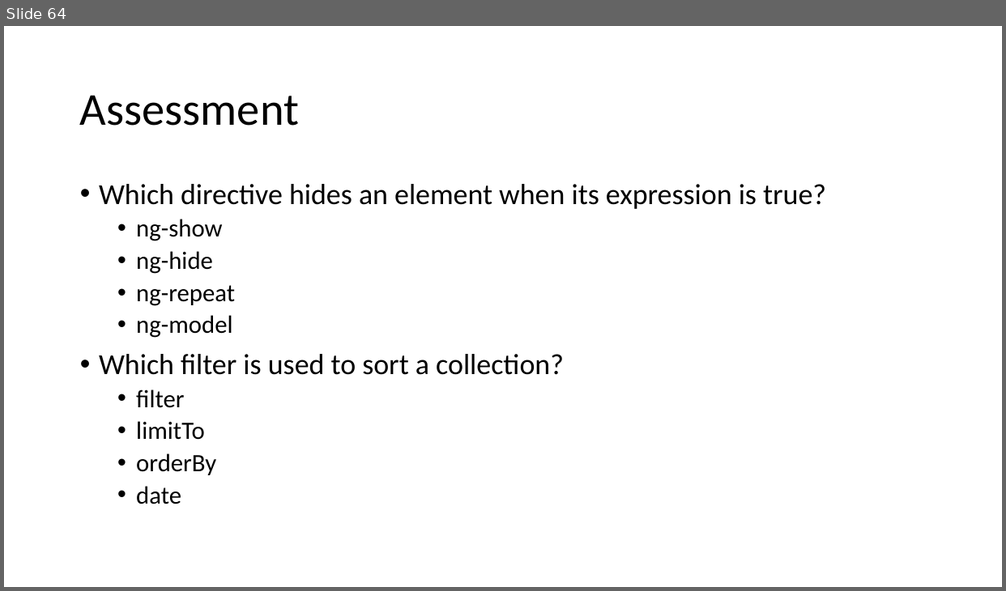
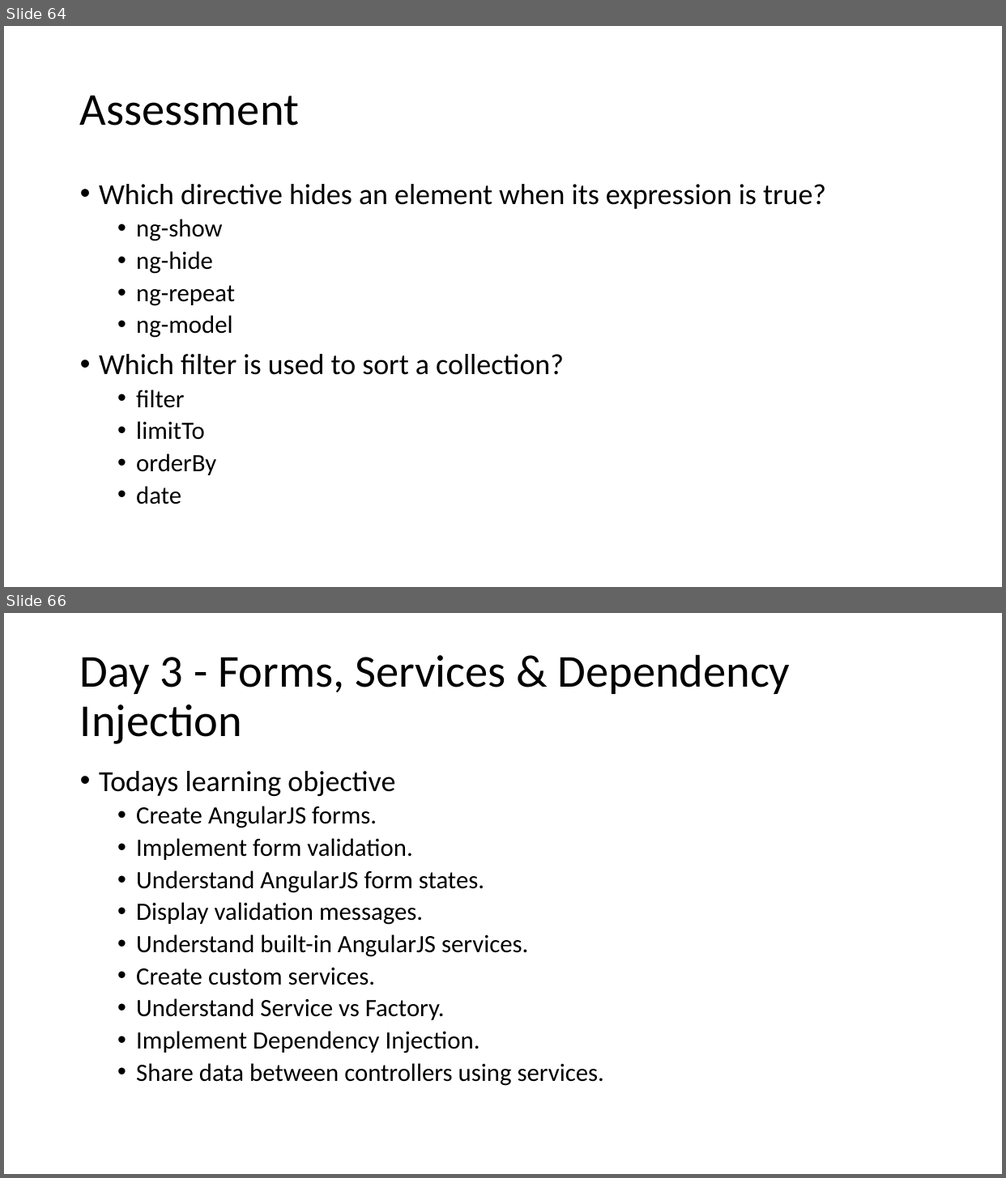
Before and after one commit to vivek-gohil/MIT, a slide deck: Angular JS.pptx. Shown one above the other, each under a label of ours: slide 64 before the commit, slides 64 and 66 after it; the slides between them are not shown. The pictures are 1006x591 and 1006x1178 pixels, drawn with LibreOffice and Linux fonts; fonts in the diff are those of the drawing. Boxes give left, top, right and bottom in pixels: in the first picture for what was removed or moved away, otherwise in the second. Text is boxed around its words. In the diff, an @@ line names an element or a change of style, - is before the commit and + after.

```diff
--- a/Angular JS.pptx
+++ b/Angular JS.pptx
@@ slide 66 added at box(4, 613, 1002, 1174), background #FFFFFF @@
@@ title added at box(80, 654, 791, 744), 44 pt, text #000000 @@
+Day 3 - Forms, Services & Dependency Injection
@@ text added at box(99, 771, 604, 1086), 24 pt, text #000000 @@
+• Todays learning objective
+  • Create AngularJS forms.
+  • Implement form validation.
+  • Understand AngularJS form states.
+  • Display validation messages.
+  • Understand built-in AngularJS services.
+  • Create custom services.
+  • Understand Service vs Factory.
+  • Implement Dependency Injection.
+  • Share data between controllers using services.
```
Also in this commit, not shown: 2 slides changed, 24 other slides added.
